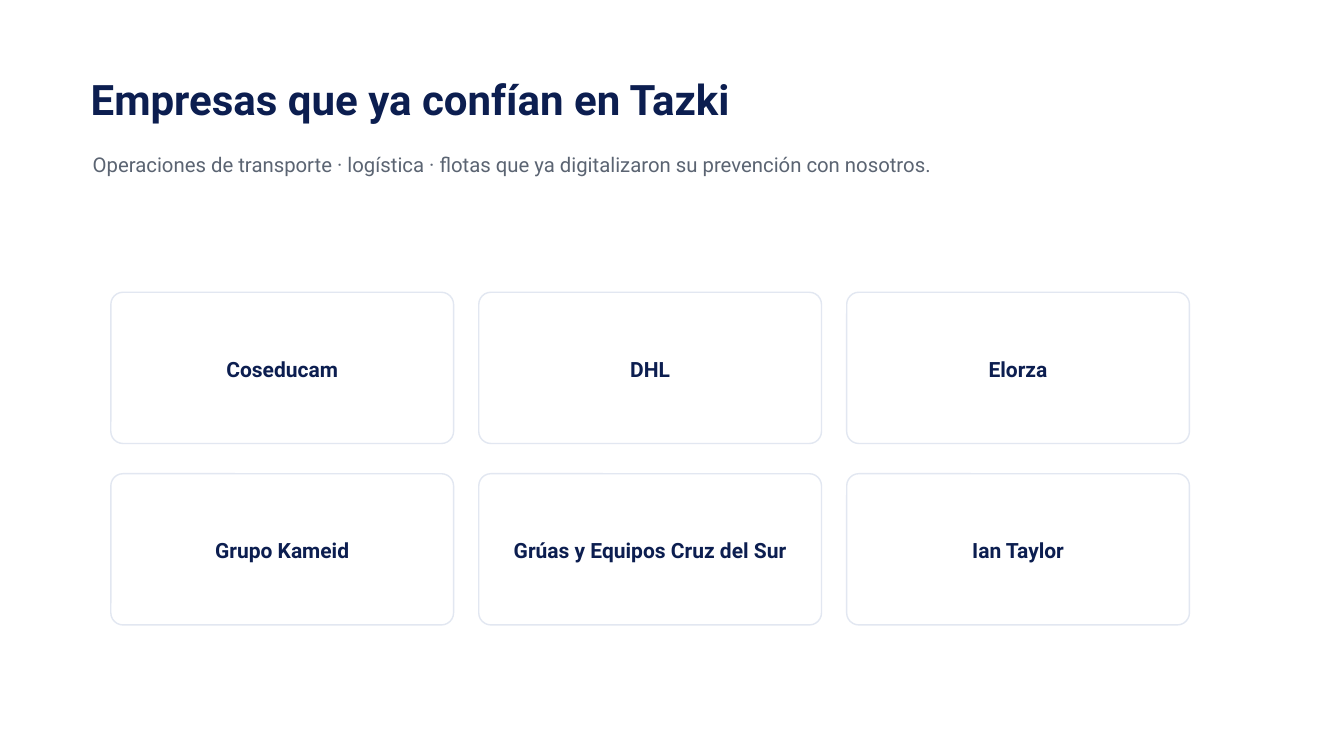
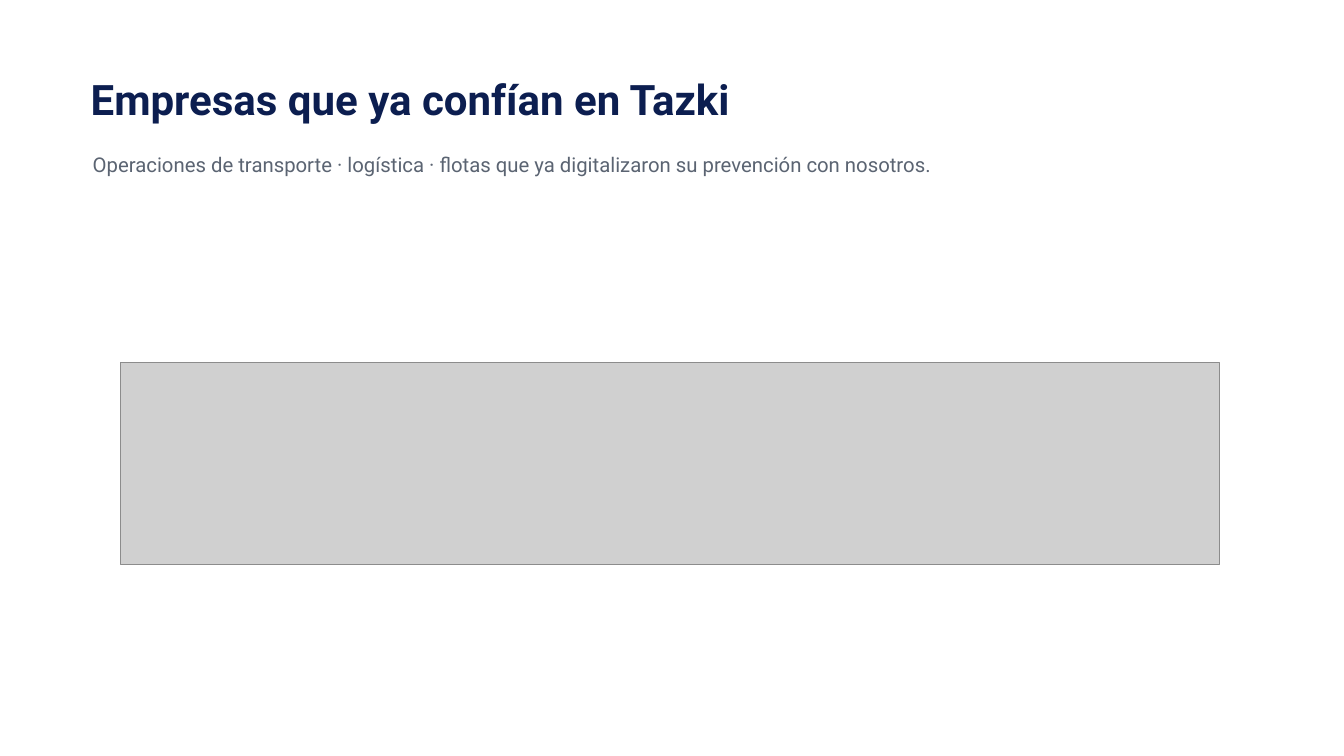
Before and after one commit to diegoalmazabar-hash/Tazki-Componentes-, a slide deck: slide 2 of ventas-piezas/transporte/Tazki_Presentacion_Transporte.pptx. Drawn at 1344x756 pixels with LibreOffice and Linux fonts; fonts in the diff are those of the drawing; grey boxes stand for pictures. Boxes give left, top, right and bottom in pixels: in the first picture for what was removed or moved away, otherwise in the second. Text is boxed around its words. In the diff, an @@ line names an element or a change of style, - is before the commit and + after.

```diff
--- a/ventas-piezas/transporte/Tazki_Presentacion_Transporte.pptx
+++ b/ventas-piezas/transporte/Tazki_Presentacion_Transporte.pptx
@@ rounded rectangle removed at (111, 292, 454, 444) @@
@@ rounded rectangle removed at (479, 292, 822, 444) @@
@@ rounded rectangle removed at (847, 292, 1190, 444) @@
@@ picture added at (121, 363, 1220, 565) @@
@@ text removed at (226, 361, 338, 378) @@
-Coseducam
@@ text removed at (630, 362, 670, 377) @@
-DHL
@@ text removed at (989, 361, 1048, 378) @@
-Elorza
@@ rounded rectangle removed at (111, 474, 454, 625) @@
@@ rounded rectangle removed at (479, 474, 822, 625) @@
@@ rounded rectangle removed at (847, 474, 1190, 625) @@
@@ text removed at (215, 542, 349, 563) @@
-Grupo Kameid
@@ text removed at (514, 542, 786, 563) @@
-Grúas y Equipos Cruz del Sur
@@ text removed at (972, 542, 1064, 563) @@
-Ian Taylor
```
Also in this commit, not shown: 5 other files.
